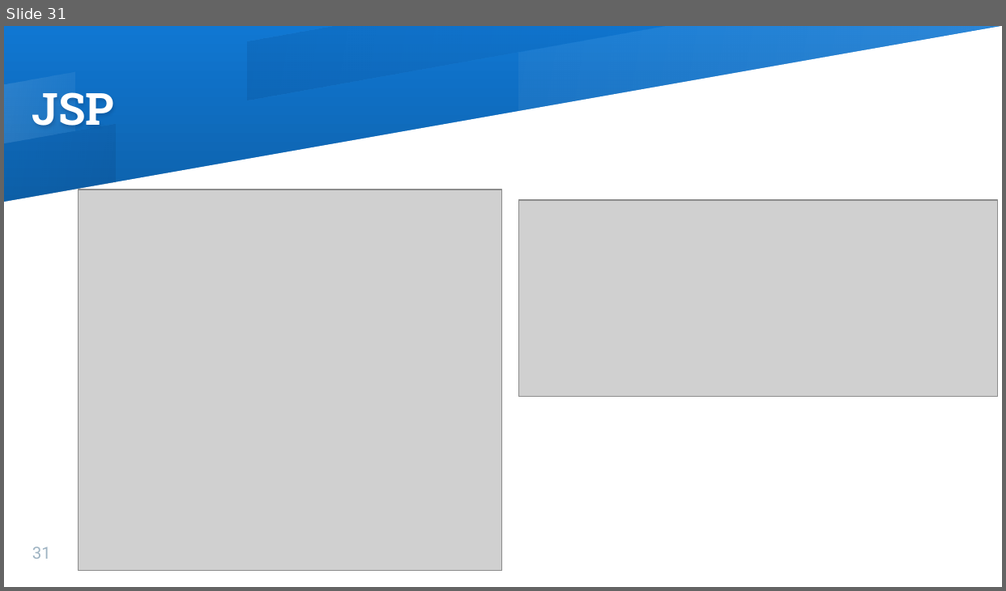
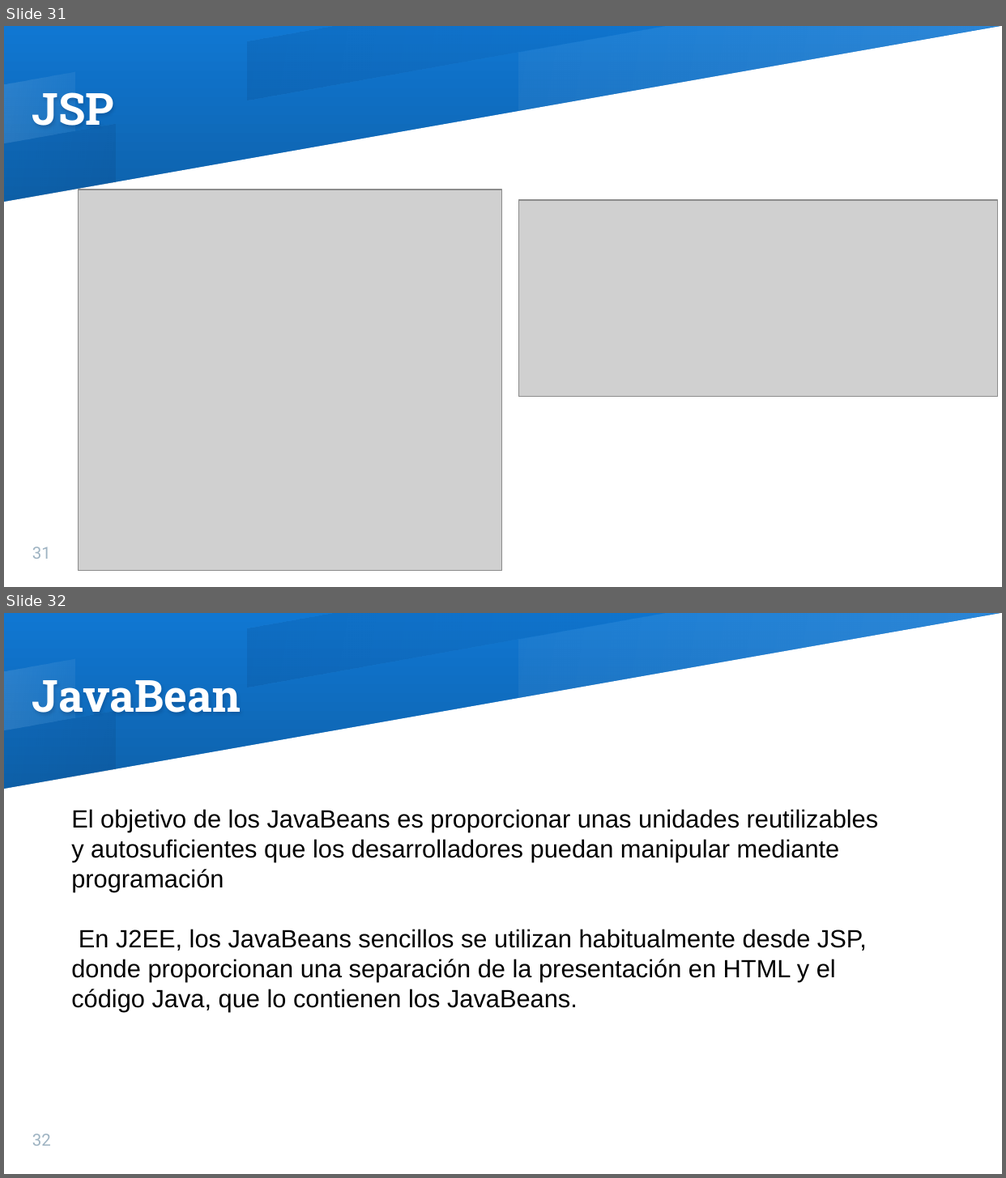
Before and after one commit to gladyscarrillo/JAVAEE, a slide deck: CursoJAVAEmpresarial.pptx. Shown one above the other, each under a label of ours: slide 31 before the commit, slides 31 and 32 after it. The pictures are 1006x591 and 1006x1178 pixels, drawn with LibreOffice and Linux fonts; fonts in the diff are those of the drawing; grey boxes stand for pictures. Boxes give left, top, right and bottom in pixels: in the first picture for what was removed or moved away, otherwise in the second. Text is boxed around its words. In the diff, an @@ line names an element or a change of style, - is before the commit and + after.

Commit message:
JavaBean y JPA

```diff
--- a/CursoJAVAEmpresarial.pptx
+++ b/CursoJAVAEmpresarial.pptx
@@ slide 32 added at box(4, 613, 1002, 1174), background gradient #1077D2 to #093153; not listed: 5 template elements that a slide beside it also shows @@
@@ title added at box(32, 680, 241, 713), 32 pt, text #FFFFFF, bold @@
+JavaBean
@@ text added at box(71, 809, 879, 1012), 18 pt, text #000000 @@
+El objetivo de los JavaBeans es proporcionar unas unidades reutilizables y autosuficientes que los desarrolladores puedan manipular mediante programación
+En J2EE, los JavaBeans sencillos se utilizan habitualmente desde JSP, donde proporcionan una separación de la presentación en HTML y el código Java, que lo contienen los JavaBeans.
@@ page number added at box(32, 1134, 51, 1146), 12 pt, text #9EB3C2 @@
+32
```
Also in this commit, not shown: 2 slides changed, 5 other slides added.
